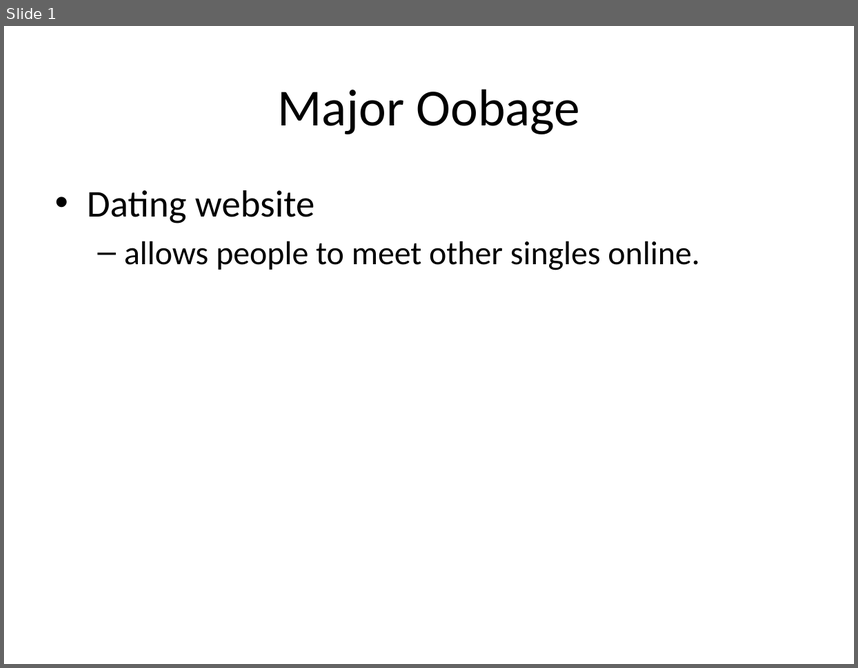
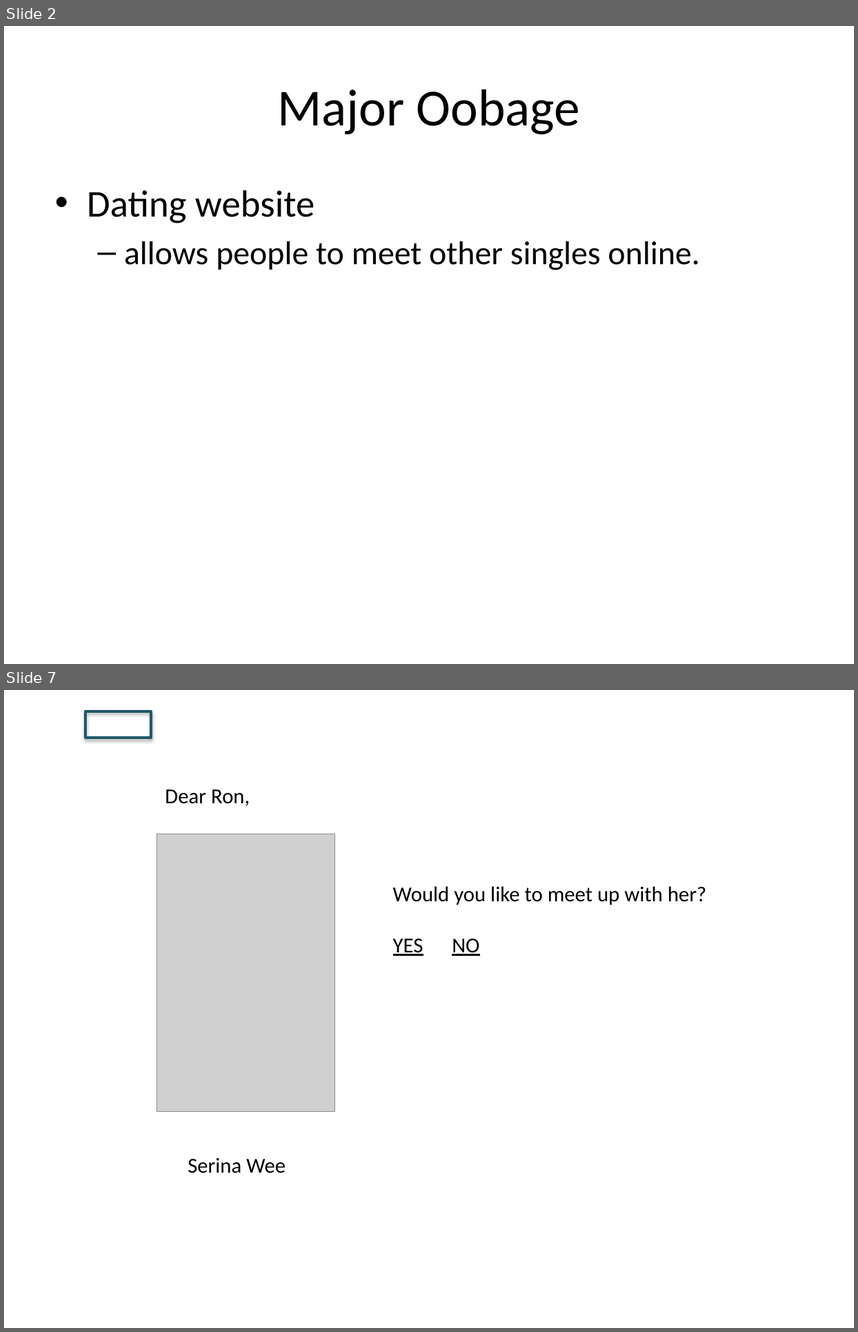
Before and after one commit to nicolas87/major_oobage, a slide deck: mock up.pptx. Shown one above the other, each under a label of ours: slide 1 before the commit, slides 2 and 7 after it; the slides between them are not shown. The pictures are 858x668 and 858x1332 pixels, drawn with LibreOffice and Linux fonts; fonts in the diff are those of the drawing; grey boxes stand for pictures; background and template pictures are left out. Boxes give left, top, right and bottom in pixels: in the first picture for what was removed or moved away, otherwise in the second. Text is boxed around its words. In the diff, an @@ line names an element or a change of style, - is before the commit and + after.

```diff
--- a/mock up.pptx
+++ b/mock up.pptx
@@ slide 7 added at <box>4,690,854,1328</box>, background picture (left out) @@
@@ rectangle added at <box>85,711,151,738</box>, outline #215968 2.25 pt @@
@@ text added at <box>165,789,250,806</box>, 18 pt, text #000000 @@
+Dear Ron,
@@ picture added at <box>157,834,335,1112</box> @@
@@ text added at <box>393,886,706,956</box>, 18 pt, text #000000 @@
+Would you like to meet up with her?
+YES NO
@@ text added at <box>188,1158,286,1173</box>, 18 pt, text #000000 @@
+Serina Wee
@@ what was slide 1 is now slide 2 @@
```
Also in this commit, not shown: 1 slide changed, 7 other slides added, 29 other files.
